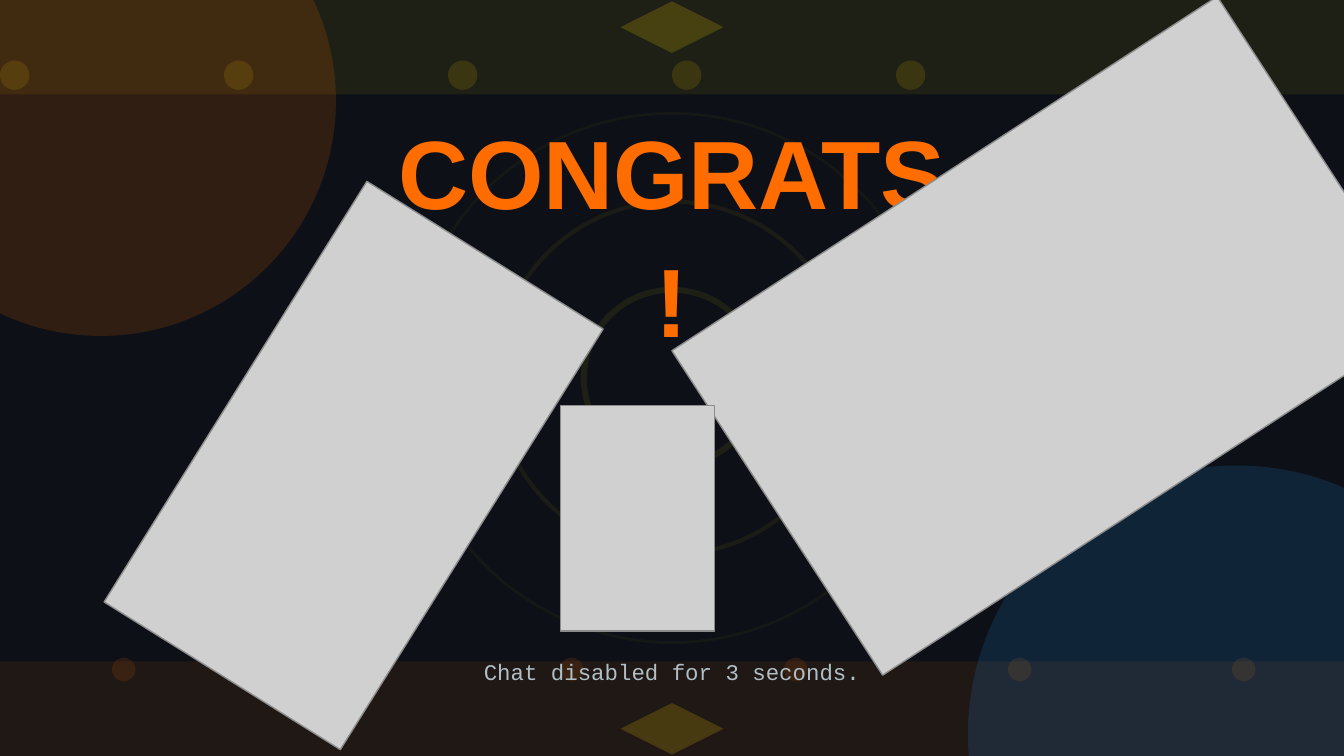
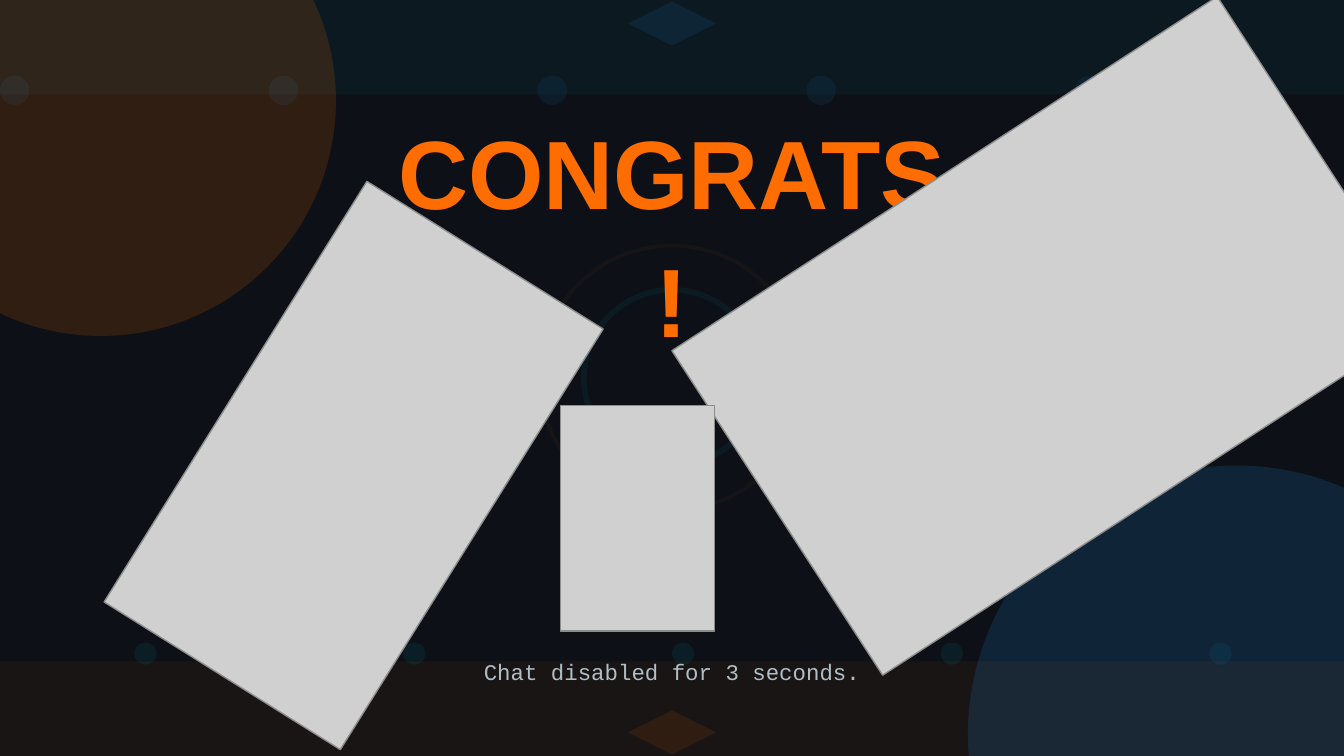
Before and after one commit to coenheinrich-beep/landscape-site-1, a slide deck: slide 9 of rl_bachelor_extra.pptx. Drawn at 1344x756 pixels with LibreOffice and Linux fonts; fonts in the diff are those of the drawing; grey boxes stand for pictures. Boxes give left, top, right and bottom in pixels: in the first picture for what was removed or moved away, otherwise in the second. Text is boxed around its words. In the diff, an @@ line names an element or a change of style, - is before the commit and + after.

```diff
--- a/rl_bachelor_extra.pptx
+++ b/rl_bachelor_extra.pptx
@@ rectangle at bbox=[0, 0, 1344, 94]: fill #FFD700 at 8% opacity to #00BCD4 at 5% opacity @@
@@ diamond: place and size @@
-diamond at bbox=[621, 1, 724, 52]
+diamond at bbox=[628, 1, 716, 46]
@@ diamond at bbox=[628, 1, 716, 46]: fill #FFD700 at 18% opacity to #2196F3 at 10% opacity @@
@@ ellipse added at bbox=[0, 75, 30, 105], fill #2196F3 at 8% opacity @@
@@ ellipse: place and size @@
-ellipse at bbox=[0, 60, 30, 90]
+ellipse at bbox=[269, 75, 298, 105]
@@ ellipse: place and size @@
-ellipse at bbox=[224, 60, 254, 90]
+ellipse at bbox=[538, 75, 567, 105]
@@ ellipse: place and size @@
-ellipse at bbox=[448, 60, 477, 90]
+ellipse at bbox=[806, 75, 836, 105]
@@ fill #FFD700 at 12% opacity to #2196F3 at 8% opacity in 4 elements at bbox=[269, 75, 298, 105], bbox=[538, 75, 567, 105], bbox=[806, 75, 836, 105], bbox=[1075, 75, 1105, 105] @@
@@ ellipse: place and size @@
-ellipse at bbox=[672, 60, 702, 90]
+ellipse at bbox=[1075, 75, 1105, 105]
@@ ellipse removed at bbox=[407, 113, 937, 642] @@
@@ ellipse: place and size @@
-ellipse at bbox=[496, 202, 848, 554]
+ellipse at bbox=[540, 246, 805, 511]
@@ ellipse at bbox=[540, 246, 805, 511]: outline #FFD700 2.2 pt to #FF6D00 2 pt @@
@@ ellipse at bbox=[583, 290, 759, 466]: outline #FFD700 3.15 pt to #00BCD4 3 pt @@
@@ ellipse: place and size @@
-ellipse at bbox=[896, 60, 926, 90]
+ellipse at bbox=[134, 642, 156, 664]
@@ ellipse at bbox=[134, 642, 156, 664]: fill #FFD700 at 12% opacity to #00BCD4 at 8% opacity @@
@@ ellipse at bbox=[403, 642, 425, 664]: fill #FFD700 at 12% opacity to #00BCD4 at 8% opacity @@
@@ ellipse: place and size @@
-ellipse at bbox=[1120, 60, 1149, 90]
+ellipse at bbox=[403, 642, 425, 664]
@@ ellipse: place and size @@
-ellipse at bbox=[112, 657, 134, 680]
+ellipse at bbox=[672, 642, 694, 664]
@@ ellipse at bbox=[672, 642, 694, 664]: fill #FF6D00 at 12% opacity to #00BCD4 at 8% opacity @@
@@ ellipse removed at bbox=[784, 657, 806, 680] @@
@@ ellipse removed at bbox=[1008, 657, 1031, 680] @@
@@ ellipse at bbox=[1210, 642, 1231, 664]: fill #FF6D00 at 12% opacity to #00BCD4 at 8% opacity @@
@@ ellipse: place and size @@
-ellipse at bbox=[560, 657, 583, 680]
+ellipse at bbox=[1210, 642, 1231, 664]
@@ ellipse removed at bbox=[1232, 657, 1255, 680] @@
@@ rectangle at bbox=[0, 661, 1344, 755]: fill #FF6D00 at 8% opacity to #FF6D00 at 5% opacity @@
@@ diamond: place and size @@
-diamond at bbox=[621, 703, 724, 754]
+diamond at bbox=[628, 711, 716, 755]
@@ diamond at bbox=[628, 711, 716, 755]: fill #FFD700 at 18% opacity to #FF6D00 at 10% opacity @@
```
Also in this commit, not shown: 8 other slides changed, 1 other file.
